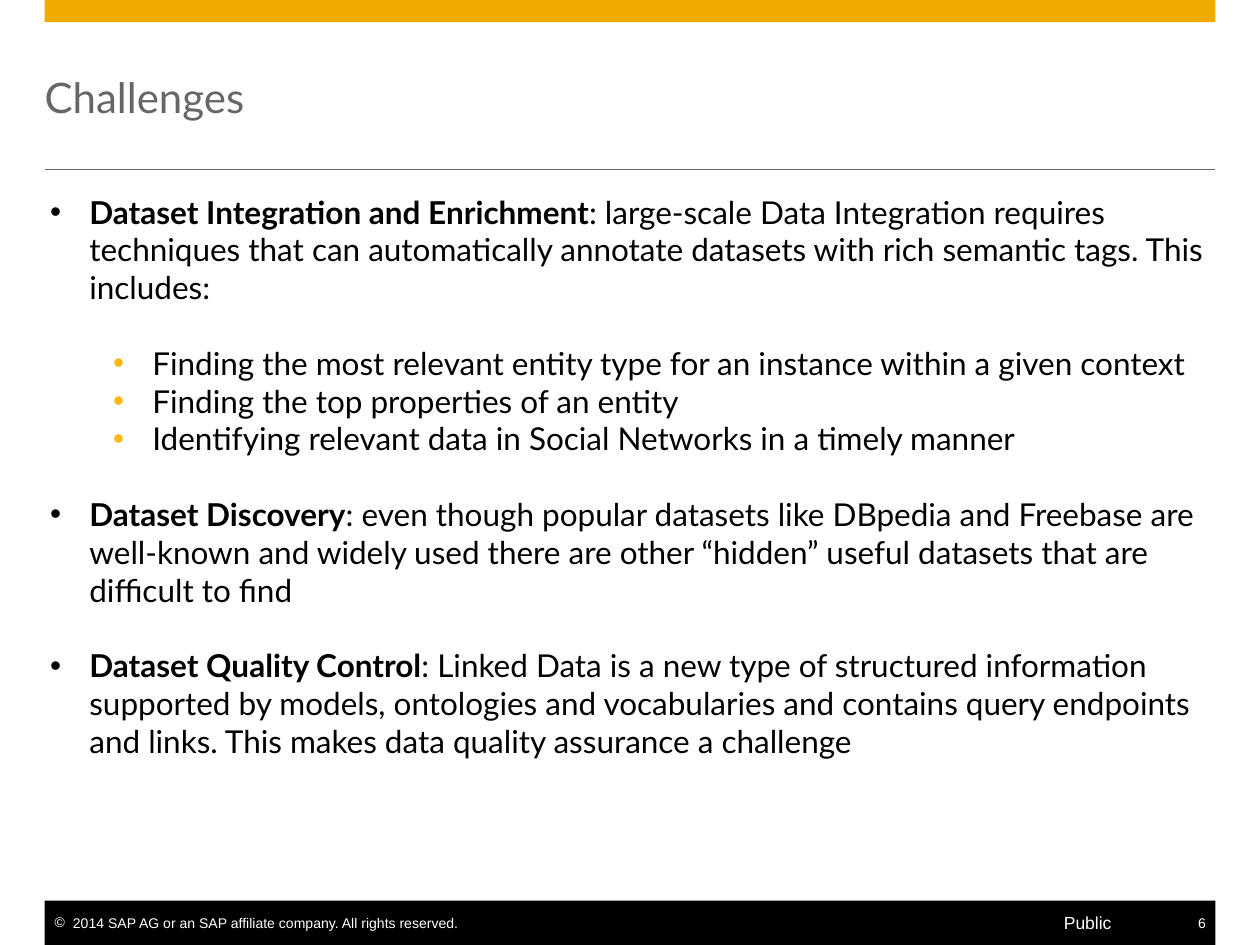
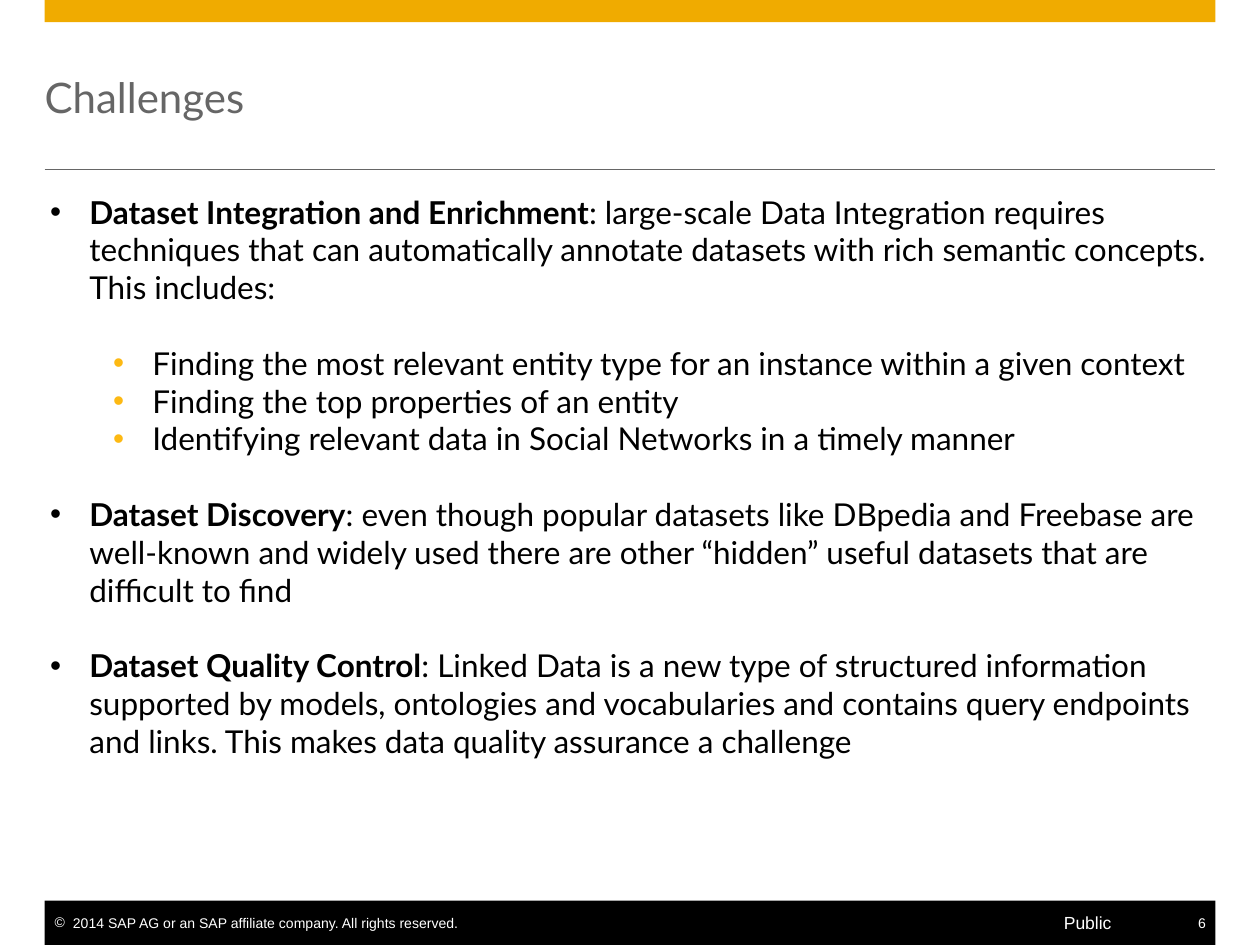
Before and after one commit to S-c-H-i-Z-o/PhD, a slide deck: slide 6 of Progress Reports CIFRE & Workplans/PhD Interim Report/presentation/Self-Service Data Provisioning through Semantic Enrichment of Data - Updated.pptx. Drawn at 1260x945 pixels with LibreOffice and Linux fonts; fonts in the diff are those of the drawing. Boxes give left, top, right and bottom in pixels: in the first picture for what was removed or moved away, otherwise in the second. Text is boxed around its words. In the diff, an @@ line names an element or a change of style, - is before the commit and + after.

```diff
--- a/Progress Reports CIFRE & Workplans/PhD Interim Report/presentation/Self-Service Data Provisioning through Semantic Enrichment of Data - Updated.pptx
+++ b/Progress Reports CIFRE & Workplans/PhD Interim Report/presentation/Self-Service Data Provisioning through Semantic Enrichment of Data - Updated.pptx
@@ text at <box>89,200,1205,300</box>: text changed @@
-• Dataset Integration and Enrichment: large-scale Data Integration requires techniques that can automatically annotate datasets with rich semantic tags. This includes:
+• Dataset Integration and Enrichment: large-scale Data Integration requires techniques that can automatically annotate datasets with rich semantic concepts. This includes:
```
Also in this commit, not shown: 4 other slides changed, 2 slides added, 2 other files.
